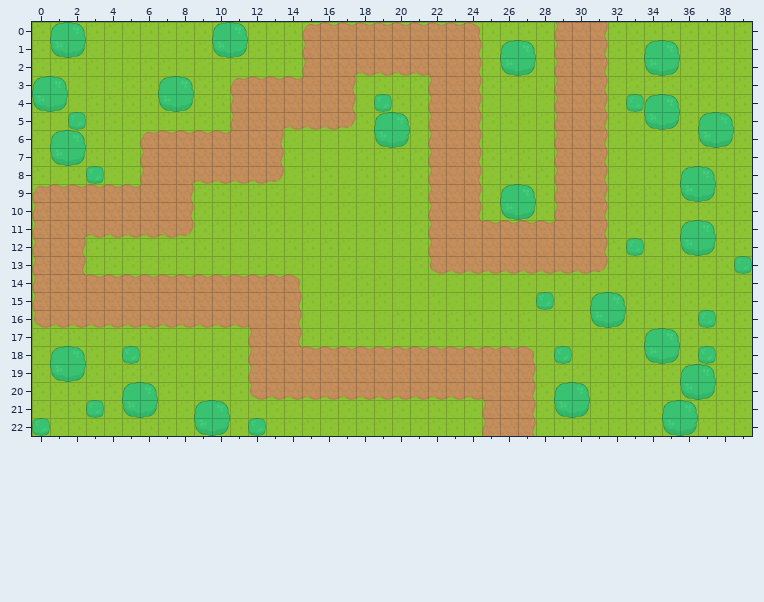
An edit to a level. Tiled map, android/assets/game/levels/level5/level5.tmx. Above is the file before it was changed.
Cells are 32x32 px. Shown: x 0..39, y 0..22.
After:
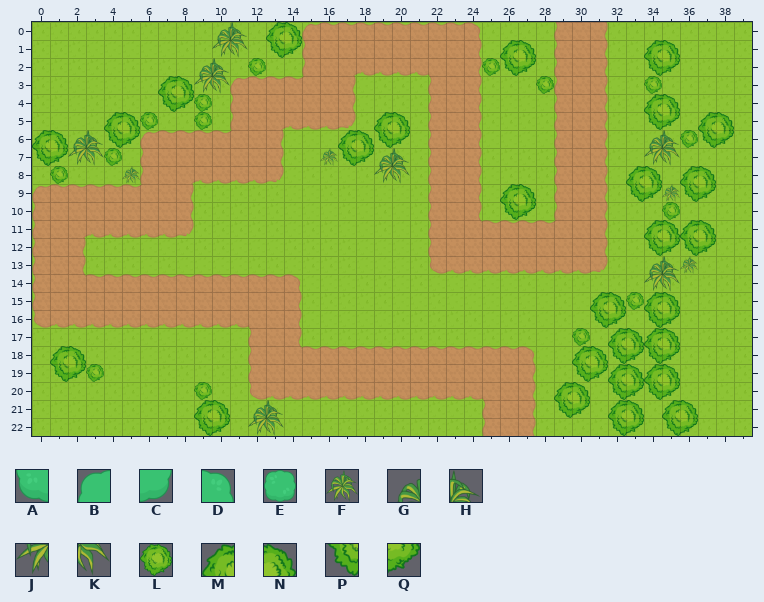
Key: from "tiles": A 118, B 119, C 120, D 121, E 127, F 153, G 154, H 155, J 156, K 157, L 158, M 159, N 160, P 161, Q 162.
_ is an empty cell.
Tiles replaced or removed in this view: A, B, C, D, E.
The edit:
Changed rows in their new state; . is an unchanged cell.
Layer "Objects":
first column x 0:
 0 .__.......GH.MN.........................
 1 .__.......JK.PQ...........MN......MN....
 2 .........GH.L............LPQ......PQ....
 3 __.....MNJK.................L.....L.....
 4 __.....PQL........._............._MN....
 5 .._.MNL..L.........MN.............PQ.MN.
 6 MNGHPQ...........MNPQ.............GHLPQ.
 7 PQJKL...........FPQGH.............JK....
 8 .L._.F.............JK............MN.MN..
 9 ..........................MN.....PQFPQ..
10 ..........................PQ.......L....
11 ..................................MNMN..
12 ................................._PQPQ..
13 ..................................GHF.._
14 ..................................JK....
15 ............................_..MNLMN....
16 ...............................PQ.PQ._..
17 ..............................L.MNMN....
18 .MN.._......................._MNPQPQ._..
19 .PQL..........................PQMNMN__..
20 .....__..L...................MN.PQPQ__..
21 ..._.__..MN.GH...............PQ.MN.MN...
22 _........PQ.JK..................PQ.PQ...
